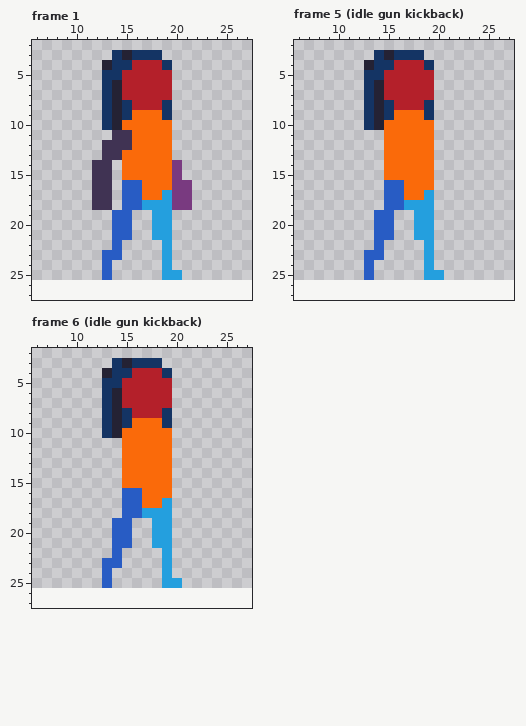
Two versions of one pixel-art file, open-the-portal/characters/KALA/Player Animations.aseprite. The first picture shows the starting point.
32x24 pixels, 39 frames. Colours within 5 levels of each other are drawn and written as one. Shown: frame 1: x 6..27, y 2..27; frame 5 (idle gun kickback): x 6..27, y 2..27; frame 6 (idle gun kickback): x 6..27, y 2..27. The old version is drawn lined up with the new one, on the new canvas. The commit also changed other frames, which this record leaves out.
After the commit:
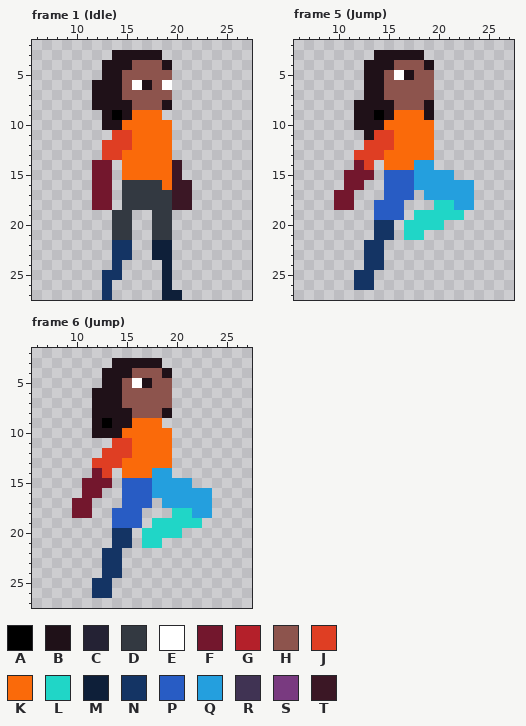
Palette (. is transparent): A #000000  B #1f1118  C #242234  D #333941  E #ffffff  F #73172d  G #b4202a  H #8d544d  J #df3e23  K #fa6a0a  L #20d6c7  M #0e1f39  N #143464  P #285cc4  Q #249fde  R #403353  S #793a80  T #3b1725
The commit says: Add dropkick mechanic for player and assassin
Changes in this commit:
canvas 32x24 -> 56x28, the old top-left corner now at 0,2
Changed rows in their new state; - is an unchanged pixel.
Frame 1 (Idle):
first column x 12:
 3 --BBBBB---
 4 -BBBHHHB--
 5 -BBHHHHH--
 6 BBBHEBHE--
 7 BBBHHHHH--
 8 BBBBHHHB--
 9 -BAB---.--
10 -BB-------
11 --JJ------
12 -JJJ------
13 -JJ-------
14 FF------T-
15 FF------T-
16 FF-DDDD-TT
17 FF-DDDDDTT
18 FF-DDDDDTT
19 --DD--DD--
20 --DD--DD--
21 --DD--DD--
22 --NN--MM--
23 -.NN--MM--
24 -.N----M--
25 -NN----M.-
26 -N-----M--
27 -N-----MM-
Frame 5 (Jump):
first column x 10:
 3 ----BBBBB-----
 4 ---BBBHHHB----
 5 ---BBHEBHH----
 6 ---BBHHHHH----
 7 ---BBHHHHH----
 8 --BBBBHHHB----
 9 --BBAB---B----
10 --BBB---------
11 ---BJJ--------
12 ---JJJ--------
13 --JJJ---------
14 --FJ----QQ----
15 -FFF-PPPQQQQ--
16 -FF----PQQQQQQ
17 FF-----P.-QQQQ
18 FF--P--...LLQQ
19 ------P-LLLLL-
20 ----NN-LLLL---
21 ----NN-LL.----
22 ---NN----.----
23 ---NN----.----
24 ---NN----.----
25 --NN-----..---
26 --NN----------
Frame 6 (Jump):
first column x 10:
 3 ----BBBBB-----
 4 ---BBBHHHB----
 5 ---BBHEBHH----
 6 --BBBHHHHH----
 7 --BBBHHHHH----
 8 --BBBBHHHB----
 9 --BABB---.----
10 --BBB---------
11 ----JJ--------
12 ---JJJ--------
13 --JJJ---------
14 --FJ----QQ----
15 -FFF-PPPQQQQ--
16 -FF----PQQQQQQ
17 FF-----P.-QQQQ
18 FF--P--...LLQQ
19 ------P-LLLLL-
20 ----NN-LLLL---
21 ----NN-LL.----
22 ---NN----.----
23 ---NN----.----
24 ---NN----.----
25 --NN-----..---
26 --NN----------
Where, in picture pixels (left, top, right, bottom), the same in both pictures:
changed: (92, 50, 192, 300)
changed: (334, 50, 474, 290)
changed: (72, 358, 212, 598)
